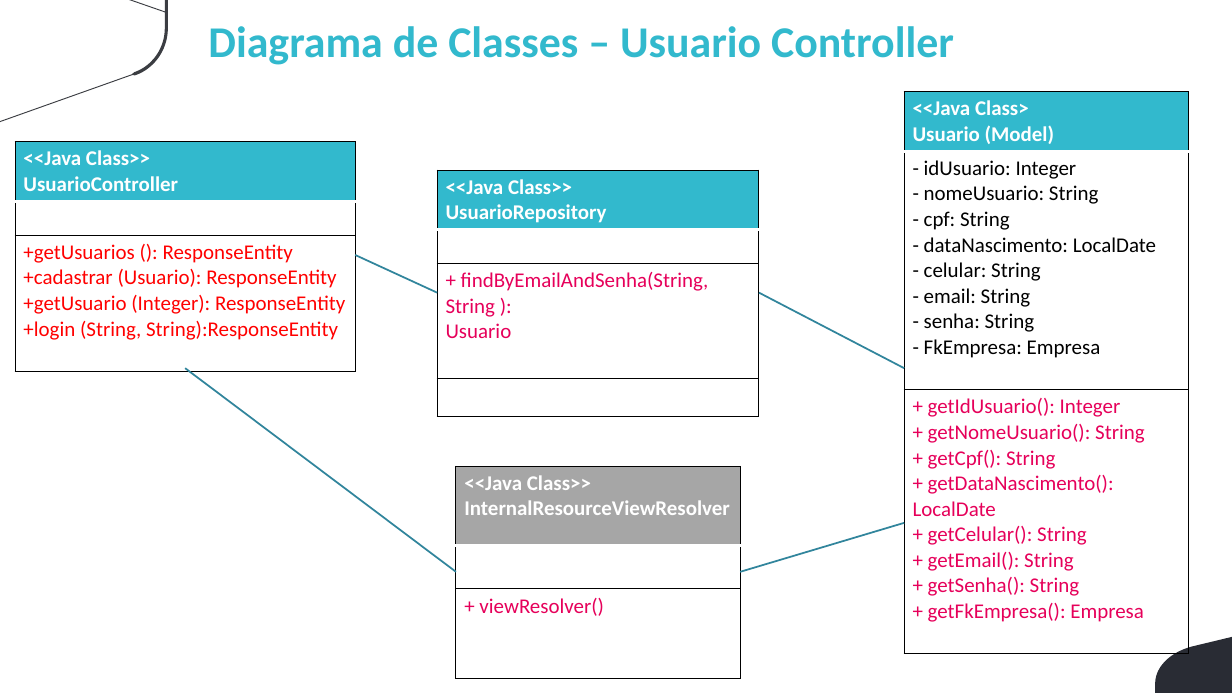
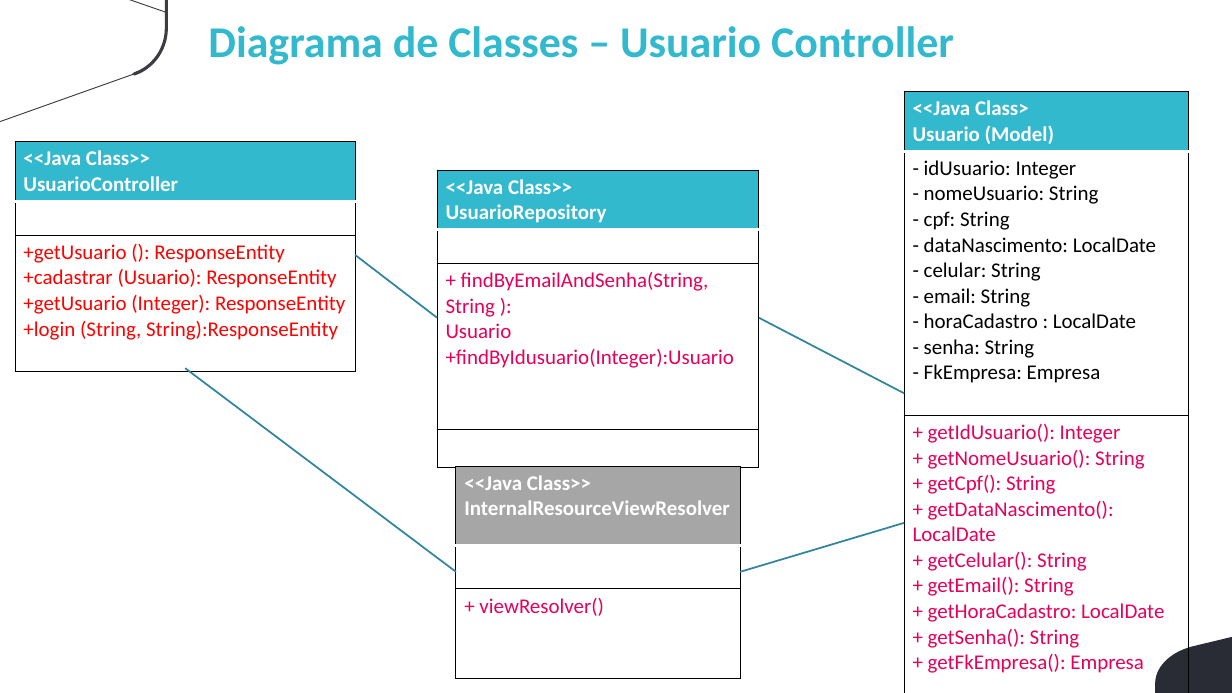
Before and after one commit to winicius-silva/viden-grupo-4-3adsb, a slide deck: slide 9 of Documentação/Engenharia de Sofware - Arq Componentes.pptx. Drawn at 1232x693 pixels with LibreOffice and Linux fonts; fonts in the diff are those of the drawing; background and template pictures are left out. Boxes give left, top, right and bottom in pixels: in the first picture for what was removed or moved away, otherwise in the second. Text is boxed around its words. In the diff, an @@ line names an element or a change of style, - is before the commit and + after.

```diff
--- a/Documentação/Engenharia de Sofware - Arq Componentes.pptx
+++ b/Documentação/Engenharia de Sofware - Arq Componentes.pptx
@@ table at (904,91,1188,693) @@
-row 2, column 1: - idUsuario: Integer / - nomeUsuario: String / - cpf: String / - dataNascimento: LocalDate / - celular: String / - email: String / - senha: String / - FkEmpresa: Empresa
+row 2, column 1: - idUsuario: Integer / - nomeUsuario: String / - cpf: String / - dataNascimento: LocalDate / - celular: String / - email: String / - horaCadastro : LocalDate / - senha: String / - FkEmpresa: Empresa
-row 3, column 1: + getIdUsuario(): Integer / + getNomeUsuario(): String / + getCpf(): String / + getDataNascimento(): LocalDate / + getCelular(): String / + getEmail(): String / + getSenha(): String / + getFkEmpresa(): Empresa
+row 3, column 1: + getIdUsuario(): Integer / + getNomeUsuario(): String / + getCpf(): String / + getDataNascimento(): LocalDate / + getCelular(): String / + getEmail(): String / + getHoraCadastro: LocalDate / + getSenha(): String / + getFkEmpresa(): Empresa
@@ table at (15,142,355,368) @@
-row 3, column 1: +getUsuarios (): ResponseEntity / +cadastrar (Usuario): ResponseEntity / +getUsuario (Integer): ResponseEntity / +login (String, String):ResponseEntity
+row 3, column 1: +getUsuario (): ResponseEntity / +cadastrar (Usuario): ResponseEntity / +getUsuario (Integer): ResponseEntity / +login (String, String):ResponseEntity
@@ table at (437,170,759,465) @@
-row 3, column 1: + findByEmailAndSenha(String, String ): / Usuario
+row 3, column 1: + findByEmailAndSenha(String, String ): / Usuario / +findByIdusuario(Integer):Usuario
@@ line moved from (355, 255) - (437, 292) to (355, 255) - (437, 318) @@
@@ line moved from (759, 292) - (904, 368) to (759, 318) - (904, 393) @@
```
Also in this commit, not shown: 2 other slides changed, 1 other file.
